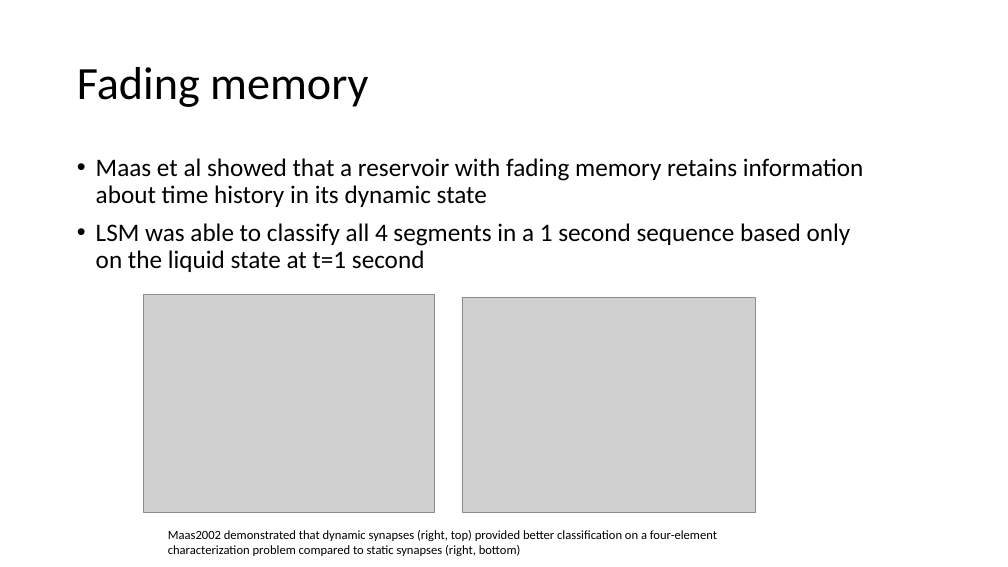
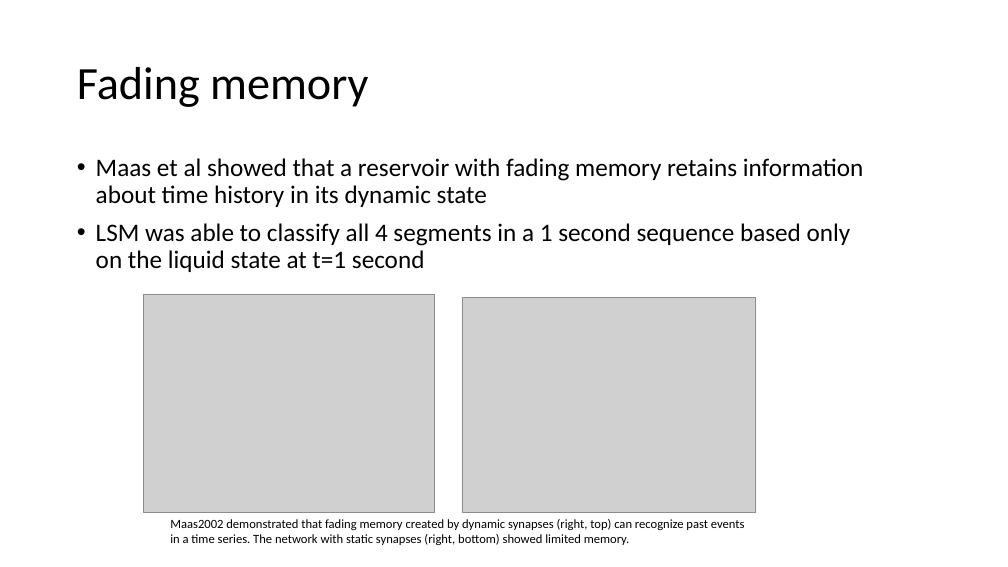
Before and after one commit to vbaker145/neuron, a slide deck: slide 4 of thesis/oral_qual/Oral Qual Presentation.pptx. Drawn at 1008x567 pixels with LibreOffice and Linux fonts; fonts in the diff are those of the drawing; grey boxes stand for pictures; background and template pictures are left out. Boxes give left, top, right and bottom in pixels: in the first picture for what was removed or moved away, otherwise in the second. Text is boxed around its words. In the diff, an @@ line names an element or a change of style, - is before the commit and + after.

Commit message:
Improved propagation time results

```diff
--- a/thesis/oral_qual/Oral Qual Presentation.pptx
+++ b/thesis/oral_qual/Oral Qual Presentation.pptx
@@ text at [170,519,745,545]: text changed @@
-Maas2002 demonstrated that dynamic synapses (right, top) provided better classification on a four-element characterization problem compared to static synapses (right, bottom)
+Maas2002 demonstrated that fading memory created by dynamic synapses (right, top) can recognize past events in a time series. The network with static synapses (right, bottom) showed limited memory.
```
Also in this commit, not shown: 2 other slides changed, 3 other files.
